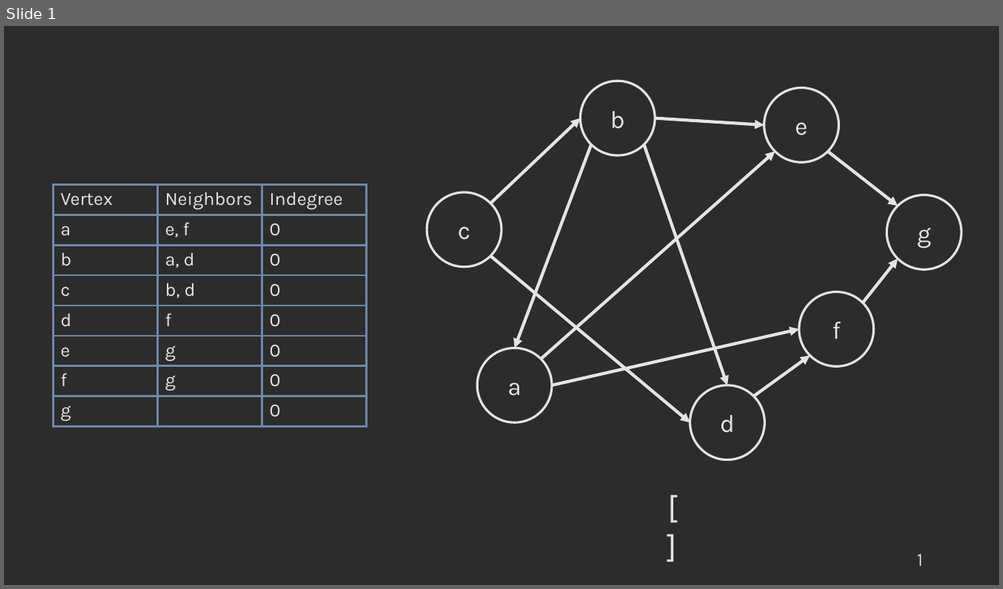
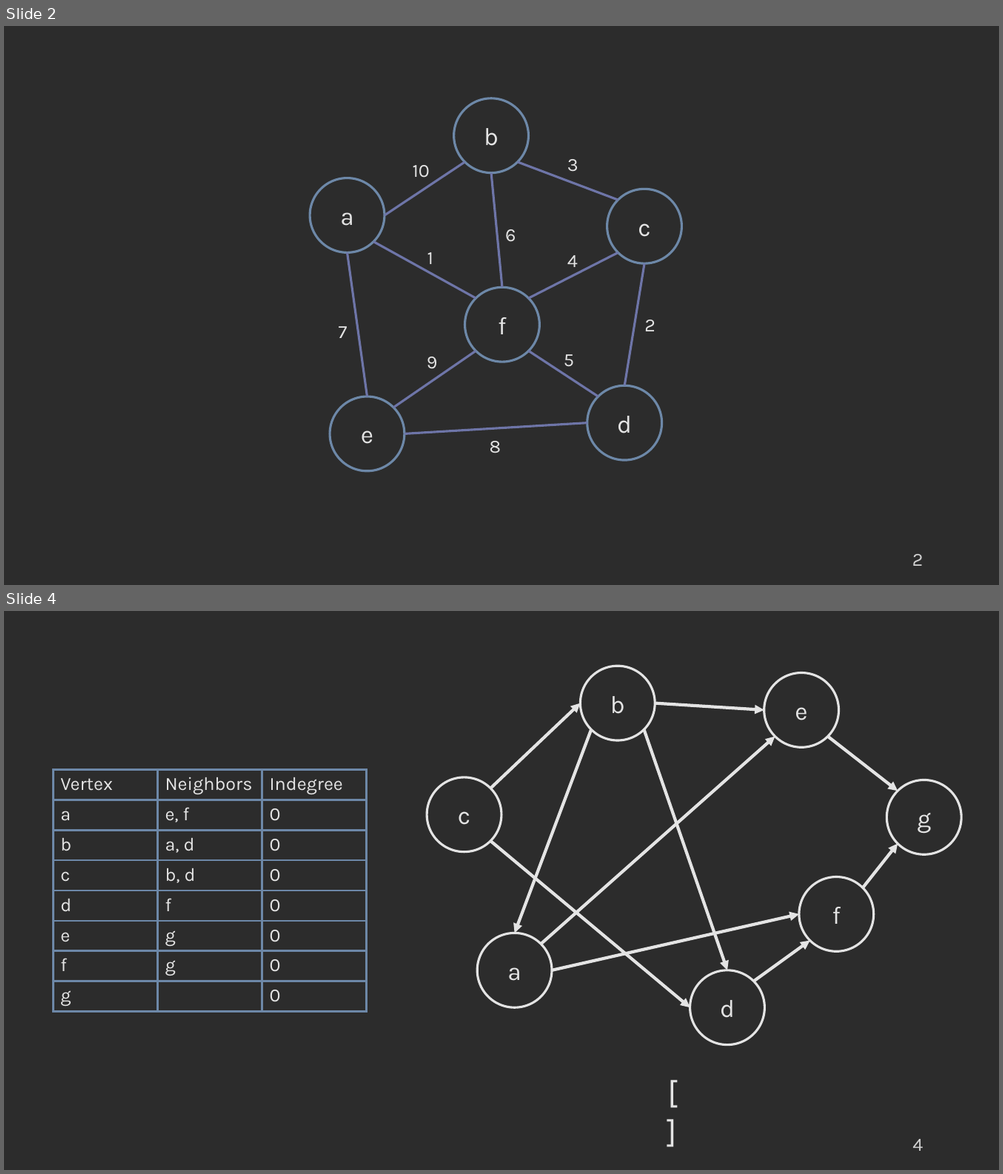
Before and after one commit to COP3530/edugator-content, a slide deck: graph-algorithms/graph-algorithms/images-ppt.pptx. Shown one above the other, each under a label of ours: slide 1 before the commit, slides 2 and 4 after it; the slides between them are not shown. The pictures are 1003x589 and 1003x1174 pixels, drawn with LibreOffice and Linux fonts; fonts in the diff are those of the drawing. Boxes give left, top, right and bottom in pixels: in the first picture for what was removed or moved away, otherwise in the second. Text is boxed around its words. In the diff, an @@ line names an element or a change of style, - is before the commit and + after.

```diff
--- a/graph-algorithms/graph-algorithms/images-ppt.pptx
+++ b/graph-algorithms/graph-algorithms/images-ppt.pptx
@@ slide 2 added at [4, 26, 999, 585], background #2C2C2C @@
@@ ellipse added at [454, 99, 529, 173], outline #6D88A8 2.25 pt, 24 pt, text #E4E4E4 @@
+b
@@ ellipse added at [310, 178, 384, 253], outline #6D88A8 2.25 pt, 24 pt, text #E4E4E4 @@
+a
@@ line added from (384, 215) to (465, 162), #6E75A8 2.25 pt @@
@@ text added at [412, 165, 430, 178], 18 pt, text #E4E4E4 @@
+10
@@ line added from (491, 173) to (503, 288), #6E75A8 2.25 pt @@
@@ line added from (518, 162) to (618, 200), #6E75A8 2.25 pt @@
@@ text added at [567, 159, 578, 172], 18 pt, text #E4E4E4 @@
+3
@@ ellipse added at [607, 190, 681, 264], outline #6D88A8 2.25 pt, 24 pt, text #E4E4E4 @@
+c
@@ line added from (373, 241) to (475, 298), #6E75A8 2.25 pt @@
@@ text added at [505, 230, 515, 242], 18 pt, text #E4E4E4 @@
+6
@@ line added from (347, 253) to (367, 397), #6E75A8 2.25 pt @@
@@ text added at [427, 252, 433, 264], 18 pt, text #E4E4E4 @@
+1
@@ line added from (529, 298) to (618, 253), #6E75A8 2.25 pt @@
@@ text added at [567, 255, 578, 272], 18 pt, text #E4E4E4 @@
+4
@@ line added from (644, 264) to (625, 386), #6E75A8 2.25 pt @@
@@ ellipse added at [465, 288, 540, 363], outline #6D88A8 2.25 pt, 24 pt, text #E4E4E4 @@
+f
@@ text added at [338, 326, 347, 338], 18 pt, text #E4E4E4 @@
+7
@@ text added at [644, 320, 655, 332], 18 pt, text #E4E4E4 @@
+2
@@ line added from (475, 352) to (393, 408), #6E75A8 2.25 pt @@
@@ text added at [427, 357, 438, 369], 18 pt, text #E4E4E4 @@
+9
@@ line added from (529, 352) to (598, 397), #6E75A8 2.25 pt @@
@@ text added at [563, 355, 574, 367], 18 pt, text #E4E4E4 @@
+5
@@ ellipse added at [330, 397, 404, 471], outline #6D88A8 2.25 pt, 24 pt, text #E4E4E4 @@
+e
@@ ellipse added at [587, 386, 662, 460], outline #6D88A8 2.25 pt, 24 pt, text #E4E4E4 @@
+d
@@ line added from (404, 434) to (587, 423), #6E75A8 2.25 pt @@
@@ text added at [489, 441, 501, 454], 18 pt, text #E4E4E4 @@
+8
@@ page number added at [912, 554, 923, 566], 18 pt, text #D1D1D1 @@
+2
@@ what was slide 1 is now slide 4 @@
@@ page number at [912, 1139, 922, 1151]: text changed @@
-1
+4
```
Also in this commit, not shown: 2 other slides added, 4 other files.
